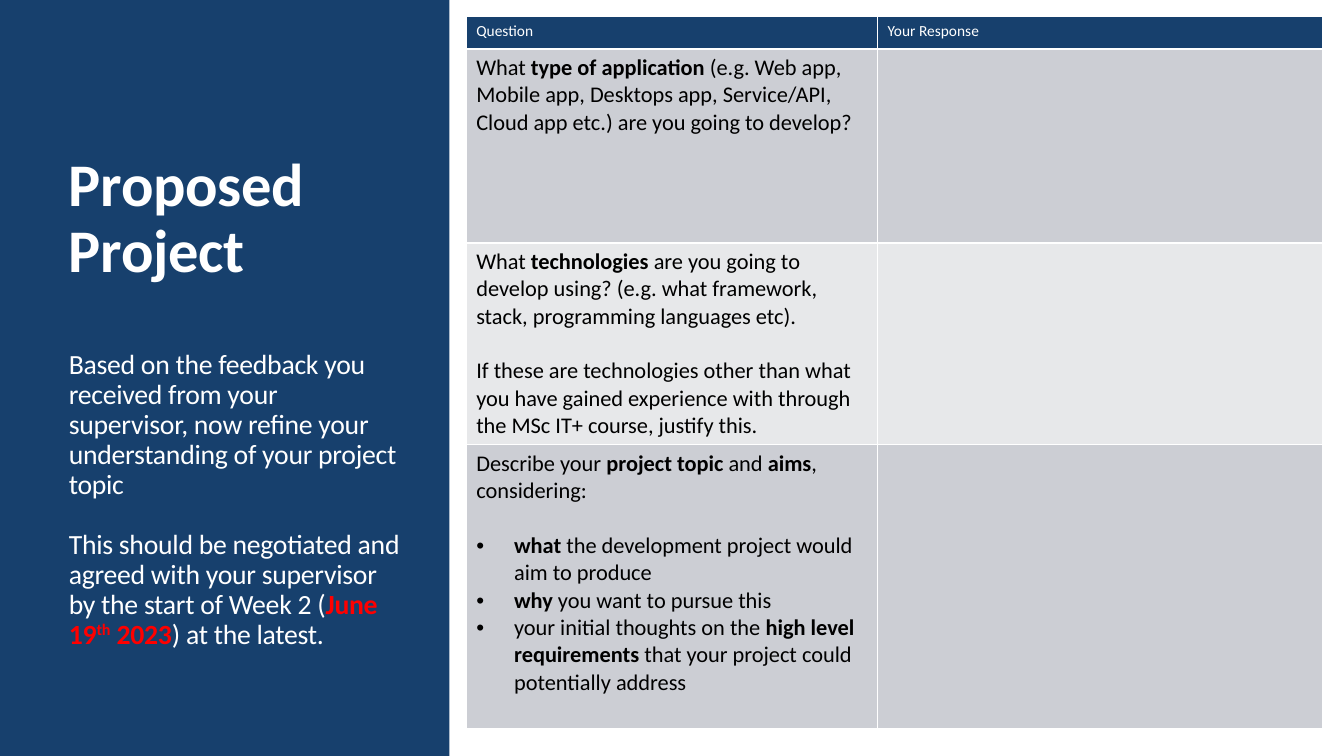
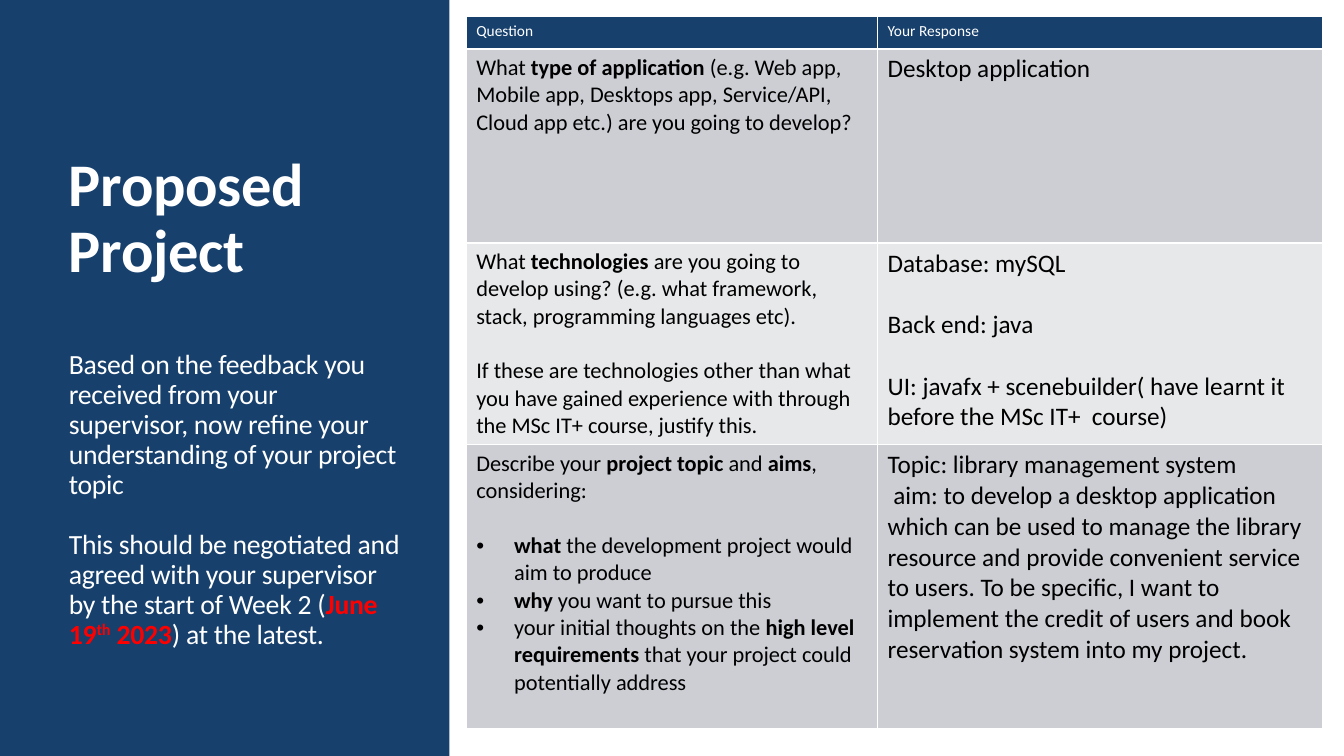
Before and after one commit to newa-star/library_management_system, a slide deck: slide 7 of IT+ Projects Tracker 22-23.pptx. Drawn at 1344x756 pixels with LibreOffice and Linux fonts; fonts in the diff are those of the drawing. Boxes give left, top, right and bottom in pixels: in the first picture for what was removed or moved away, otherwise in the second. Text is boxed around its words. In the diff, an @@ line names an element or a change of style, - is before the commit and + after.

Commit message:
commit new contents of graduate project

```diff
--- a/IT+ Projects Tracker 22-23.pptx
+++ b/IT+ Projects Tracker 22-23.pptx
@@ table at [466, 16, 1322, 747] @@
-row 2, column 2: 
+row 2, column 2: Desktop application
-row 3, column 2: 
+row 3, column 2: Database: mySQL / Back end: java / UI: javafx + scenebuilder( have learnt it before the MSc IT+ course)
-row 4, column 2: 
+row 4, column 2: Topic: library management system / aim: to develop a desktop application which can be used to manage the library resource and provide convenient service to users. To be specific, I want to implement the credit of users and book reservation system into my project.
```
Also in this commit, not shown: 1 other slide changed.
